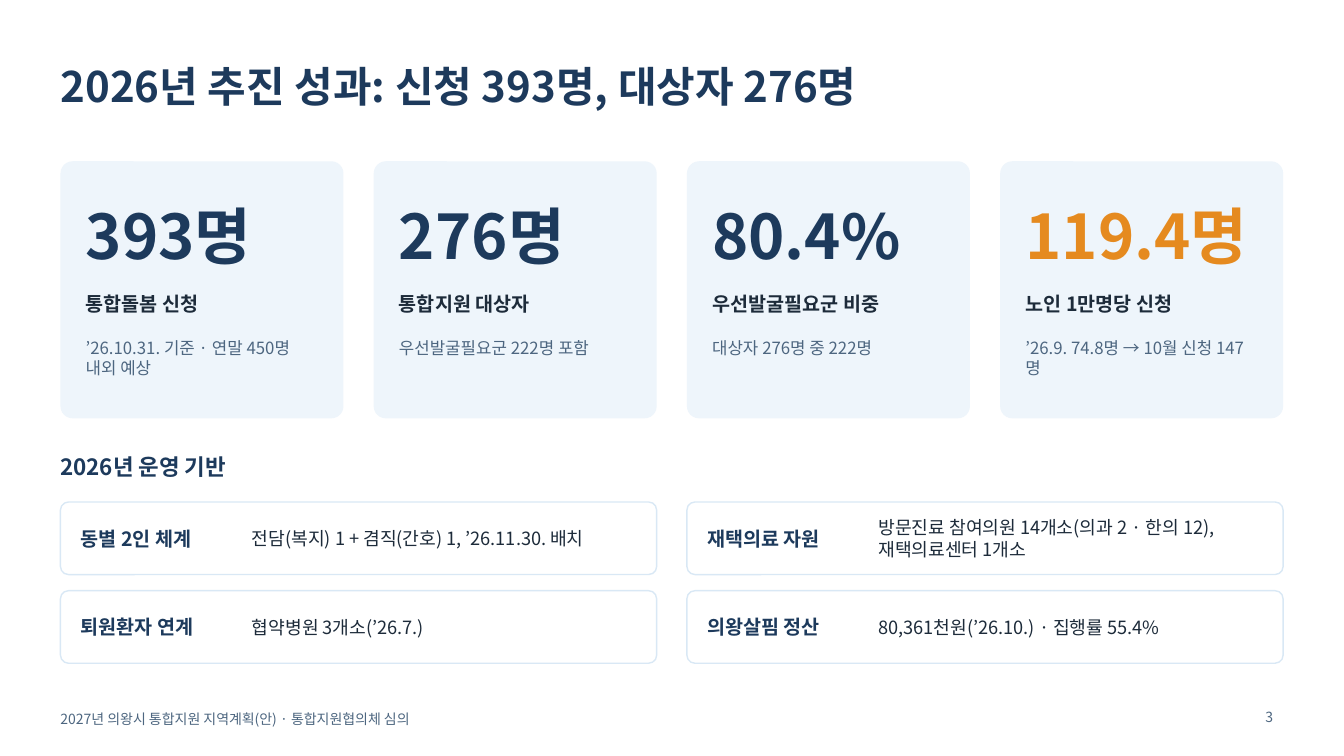
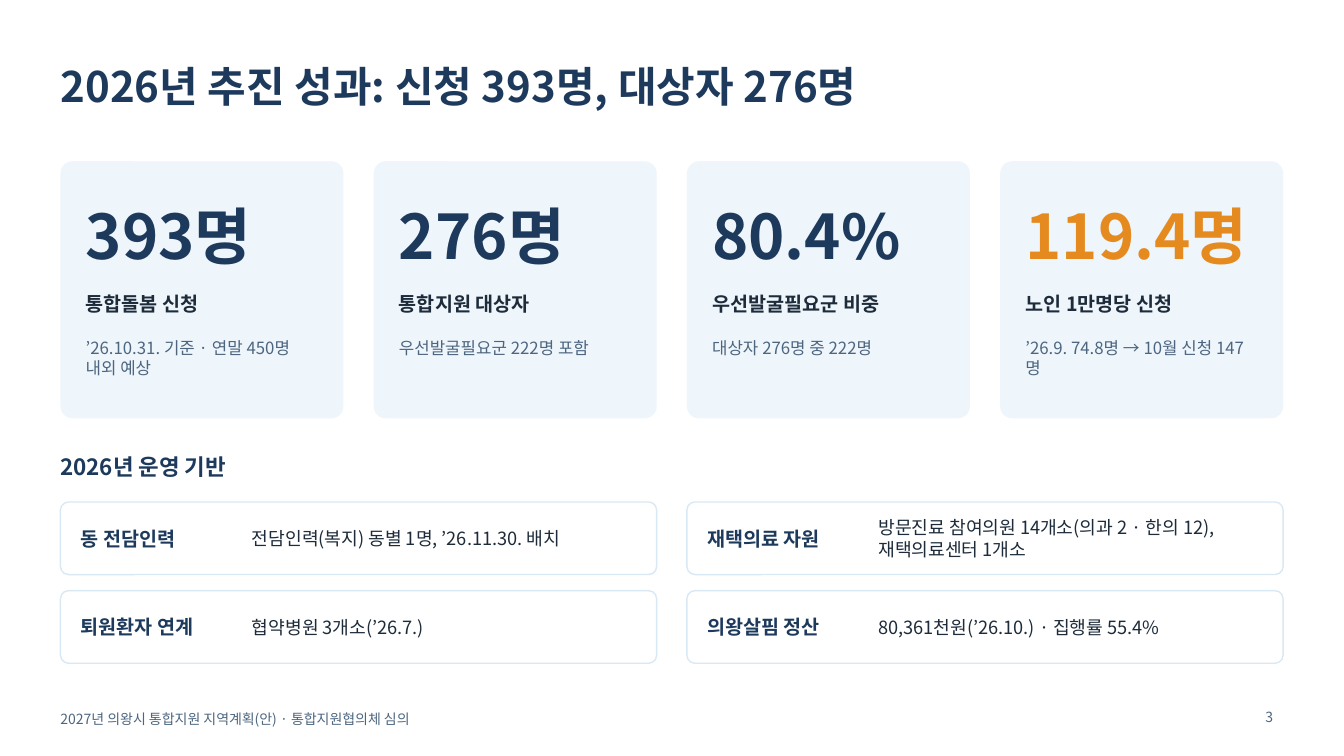
Before and after one commit to skys0430-creator/ssosso0430, a slide deck: slide 3 of docs/uiwang-2027-plan/files/2027_지역계획_협의체심의_발표자료.pptx. Drawn at 1344x756 pixels with LibreOffice and Linux fonts; fonts in the diff are those of the drawing. Boxes give left, top, right and bottom in pixels: in the first picture for what was removed or moved away, otherwise in the second. Text is boxed around its words. In the diff, an @@ line names an element or a change of style, - is before the commit and + after.

```diff
--- a/docs/uiwang-2027-plan/files/2027_지역계획_협의체심의_발표자료.pptx
+++ b/docs/uiwang-2027-plan/files/2027_지역계획_협의체심의_발표자료.pptx
@@ text at <box>81,529,175,548</box>: text changed @@
-동별 2인 체계
+동 전담인력
@@ text at <box>252,530,559,549</box>: text changed @@
-전담(복지) 1 + 겸직(간호) 1, ’26.11.30. 배치
+전담인력(복지) 동별 1명, ’26.11.30. 배치
```
Also in this commit, not shown: 2 other files.
